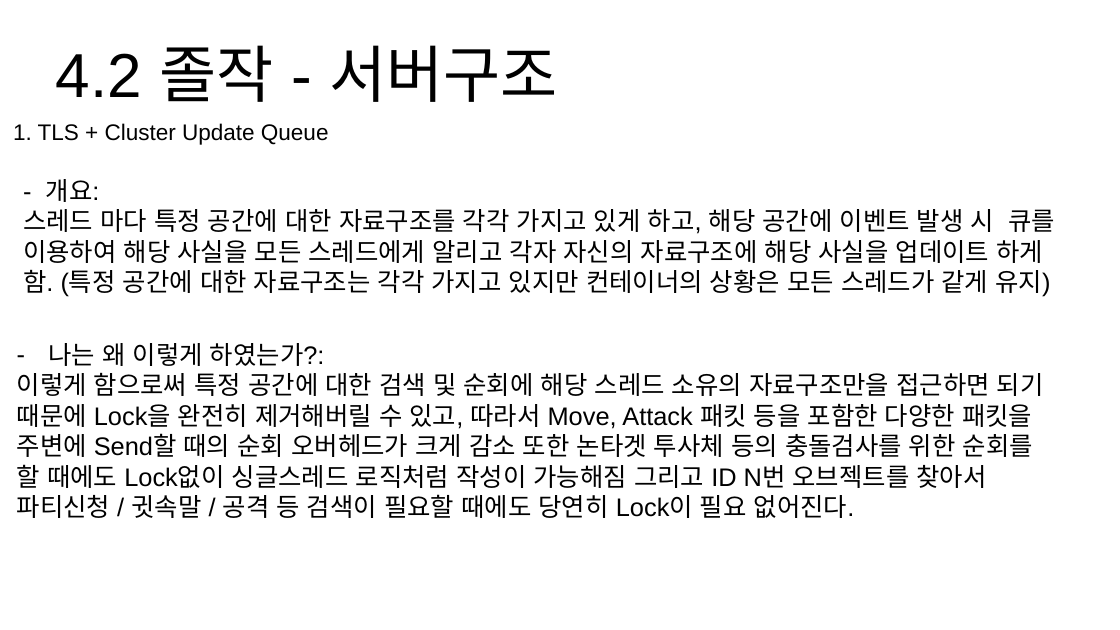
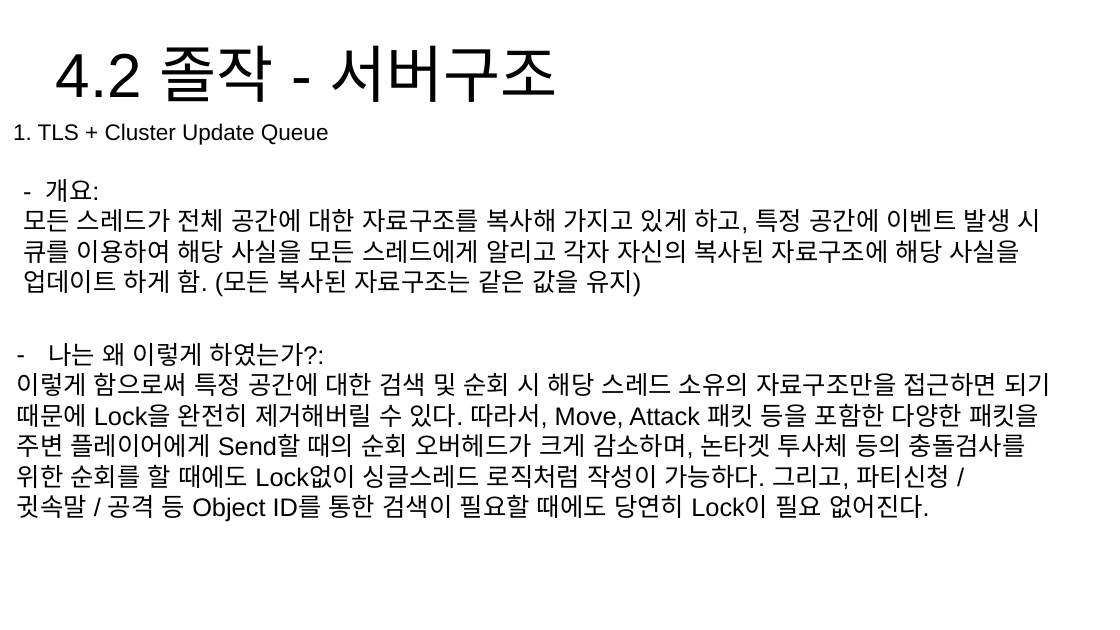
Before and after one commit to hypernagox/FYP_Evergreen, a slide deck: slide 6 of 포트폴리오/서버_최재혁/포트폴리오.pptx. Drawn at 1120x630 pixels with LibreOffice and Linux fonts; fonts in the diff are those of the drawing. Boxes give left, top, right and bottom in pixels: in the first picture for what was removed or moved away, otherwise in the second. Text is boxed around its words. In the diff, an @@ line names an element or a change of style, - is before the commit and + after.

```diff
--- a/포트폴리오/서버_최재혁/포트폴리오.pptx
+++ b/포트폴리오/서버_최재혁/포트폴리오.pptx
@@ text at <box>23,209,1041,297</box>: text changed @@
-스레드 마다 특정 공간에 대한 자료구조를 각각 가지고 있게 하고, 해당 공간에 이벤트 발생 시 큐를 이용하여 해당 사실을 모든 스레드에게 알리고 각자 자신의 자료구조에 해당 사실을 업데이트 하게 함. (특정 공간에 대한 자료구조는 각각 가지고 있지만 컨테이너의 상황은 모든 스레드가 같게 유지)
+모든 스레드가 전체 공간에 대한 자료구조를 복사해 가지고 있게 하고, 특정 공간에 이벤트 발생 시 큐를 이용하여 해당 사실을 모든 스레드에게 알리고 각자 자신의 복사된 자료구조에 해당 사실을 업데이트 하게 함. (모든 복사된 자료구조는 같은 값을 유지)
@@ text at <box>17,372,1051,522</box>: text changed @@
-이렇게 함으로써 특정 공간에 대한 검색 및 순회에 해당 스레드 소유의 자료구조만을 접근하면 되기 때문에 Lock을 완전히 제거해버릴 수 있고, 따라서 Move, Attack 패킷 등을 포함한 다양한 패킷을 주변에 Send할 때의 순회 오버헤드가 크게 감소 또한 논타겟 투사체 등의 충돌검사를 위한 순회를 할 때에도 Lock없이 싱글스레드 로직처럼 작성이 가능해짐 그리고 ID N번 오브젝트를 찾아서 파티신청 / 귓속말 / 공격 등 검색이 필요할 때에도 당연히 Lock이 필요 없어진다.
+이렇게 함으로써 특정 공간에 대한 검색 및 순회 시 해당 스레드 소유의 자료구조만을 접근하면 되기 때문에 Lock을 완전히 제거해버릴 수 있다. 따라서, Move, Attack 패킷 등을 포함한 다양한 패킷을 주변 플레이어에게 Send할 때의 순회 오버헤드가 크게 감소하며, 논타겟 투사체 등의 충돌검사를 위한 순회를 할 때에도 Lock없이 싱글스레드 로직처럼 작성이 가능하다. 그리고, 파티신청 / 귓속말 / 공격 등 Object ID를 통한 검색이 필요할 때에도 당연히 Lock이 필요 없어진다.
```
Also in this commit, not shown: 6 other slides changed, 1 other file.
